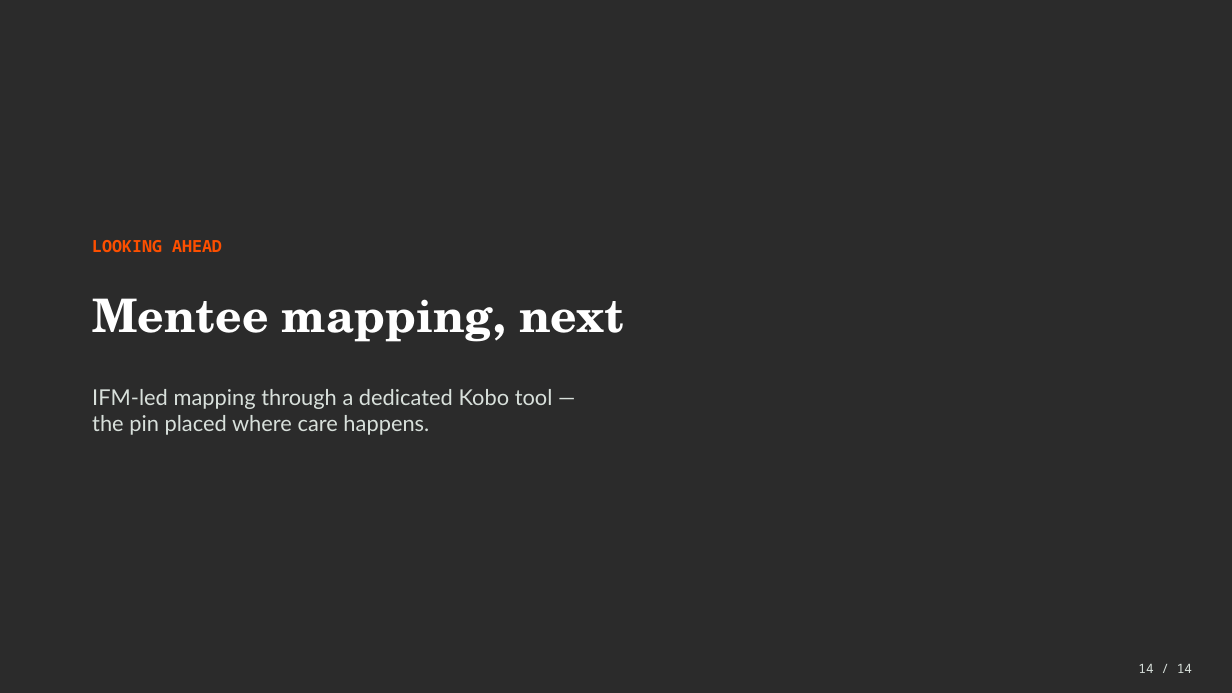
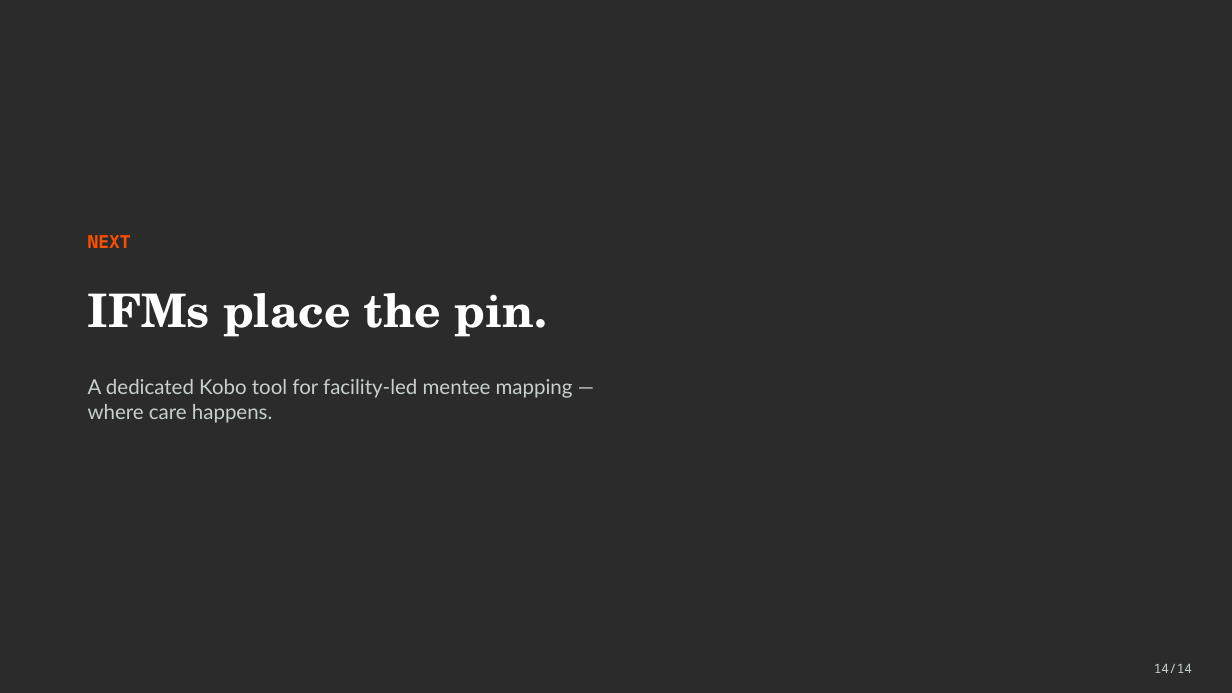
Before and after one commit to kakaijacob/Special-Operations-Schema, a slide deck: slide 14 of docs/Mentee_Mapping_SOP.pptx. Drawn at 1232x693 pixels with LibreOffice and Linux fonts; fonts in the diff are those of the drawing; background and template pictures are left out; a plain dark background stands for a picture behind light text. Boxes give left, top, right and bottom in pixels: in the first picture for what was removed or moved away, otherwise in the second. Text is boxed around its words. In the diff, an @@ line names an element or a change of style, - is before the commit and + after.

```diff
--- a/docs/Mentee_Mapping_SOP.pptx
+++ b/docs/Mentee_Mapping_SOP.pptx
@@ text at (88,235,131,248): text changed; size 13 to 14 pt @@
-LOOKING AHEAD
+NEXT
@@ text at (88,293,547,337): text changed @@
-Mentee mapping, next
+IFMs place the pin.
@@ text at (88,379,573,423): text changed; size 17 to 16 pt; text colour #D8E0DB to #C8D0CB @@
-IFM-led mapping through a dedicated Kobo tool —
-the pin placed where care happens.
+A dedicated Kobo tool for facility-led mentee mapping —
+where care happens.
@@ text at (1154,664,1192,673): text changed; text colour #D8E0DB to #C8D0CB @@
-14 / 14
+14/14
```
Also in this commit, not shown: 11 other slides changed, 2 slides added, 2 slides removed, 12 other files.
